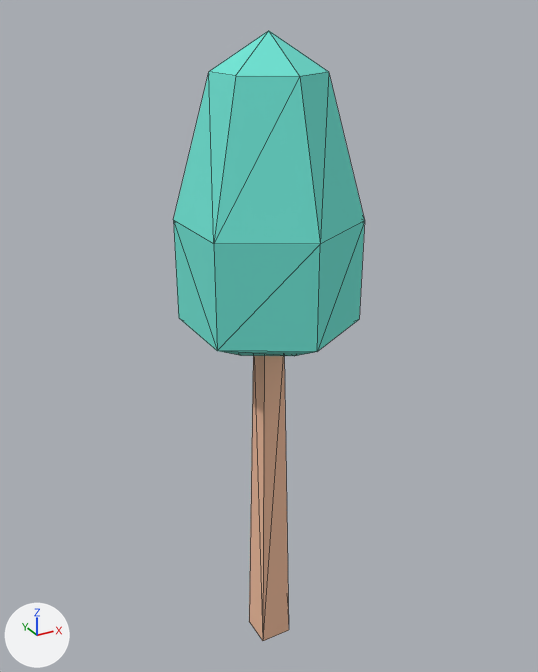
What one commit did to the glTF model frontend/public/models/columnartree_1.glb.
The view is the same before and after, from a 50 mm camera at (-2.98, -5.42, 6.15) aimed at (0.08, 0.14, 3.37). The axes (+X, +Y, +Z) are drawn at lower left. The lights are the same throughout. The first picture is the older version. Mesh edges are drawn as thin lines.

Before the edit, the objects in view are built like this:
```python
mat_leafsgreen = principled_material('leafsGreen')
mat_leafsgreen.base_color = (0.161, 0.788, 0.671)  # cyan #70e6d6
mat_leafsgreen.roughness = 1.0
me_tree_simple_1 = bpy.data.meshes.new('tree_simple_1')
me_tree_simple_1.from_pydata(...)  # 33 vertices, 62 faces; spans x -0.7..0.7, y -0.81..0.81, z 0.0..6.0
# faces by material slot: [52, 10]
me_tree_simple_1.materials.append(mat_leafsgreen)  # cyan #70e6d6
me_tree_simple_1.materials.append(mat_woodbark)  # beige #f2be9e
ob_tree_simple = bpy.data.objects.new('tree_simple', me_tree_simple_1)
ob_tree_simple.location = (0.0, 0.0, 0.0)
```
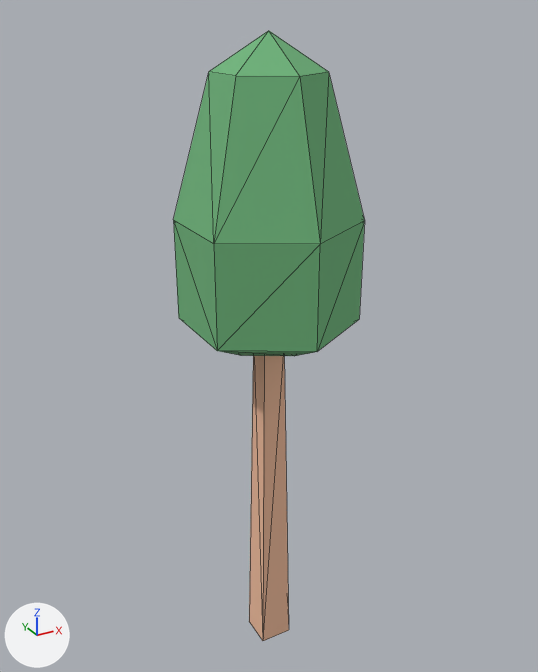
Commit message: fix: бирюзовая листва (Kenney) и серая кора (TwistedTree) на сцене

The change in detail:
Material 'leafsGreen' (mat_leafsgreen) changes colour from cyan #70e6d6 to green #6fb57c; in linear values from (0.161, 0.788, 0.671) to (0.16, 0.46, 0.2).

Changed parts and their boxes (x1, y1, x2, y2) in the pictures (538 x 672 px):
'tree_simple', recoloured (cyan to green)
    both: (173, 30, 365, 359)
